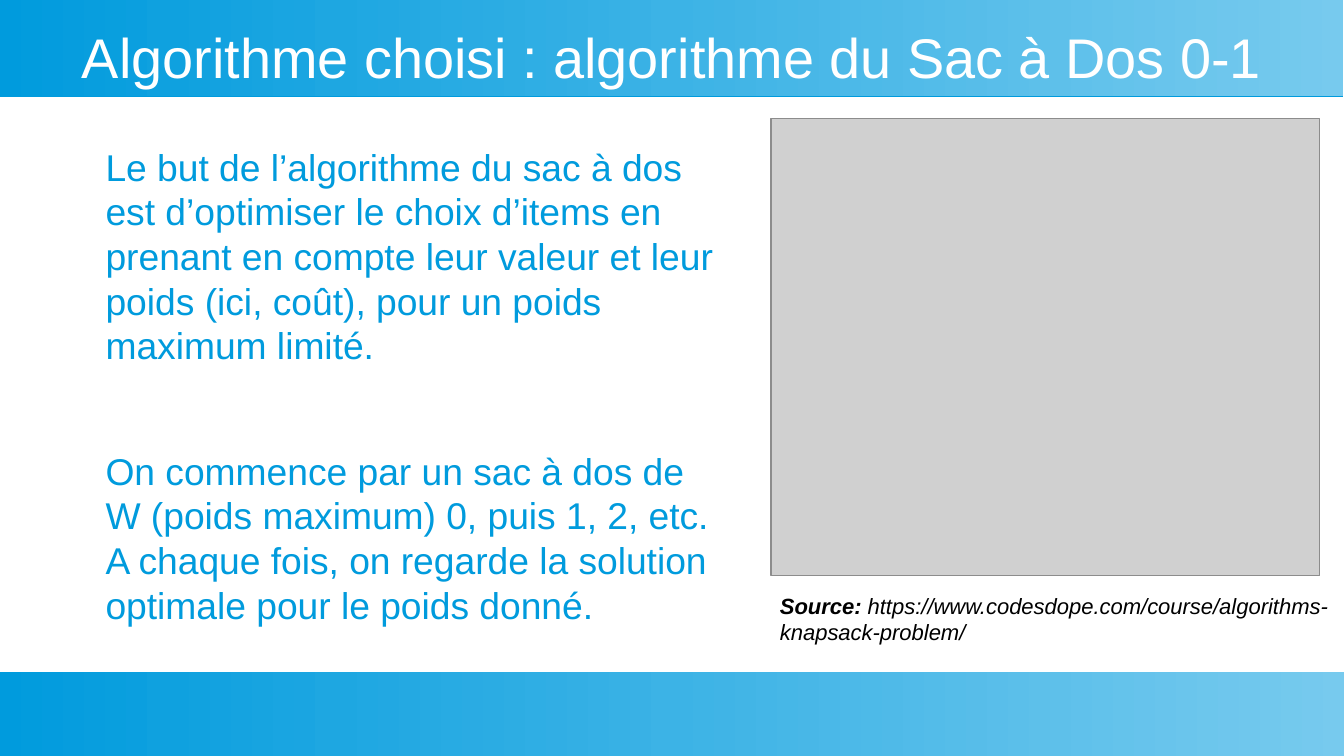
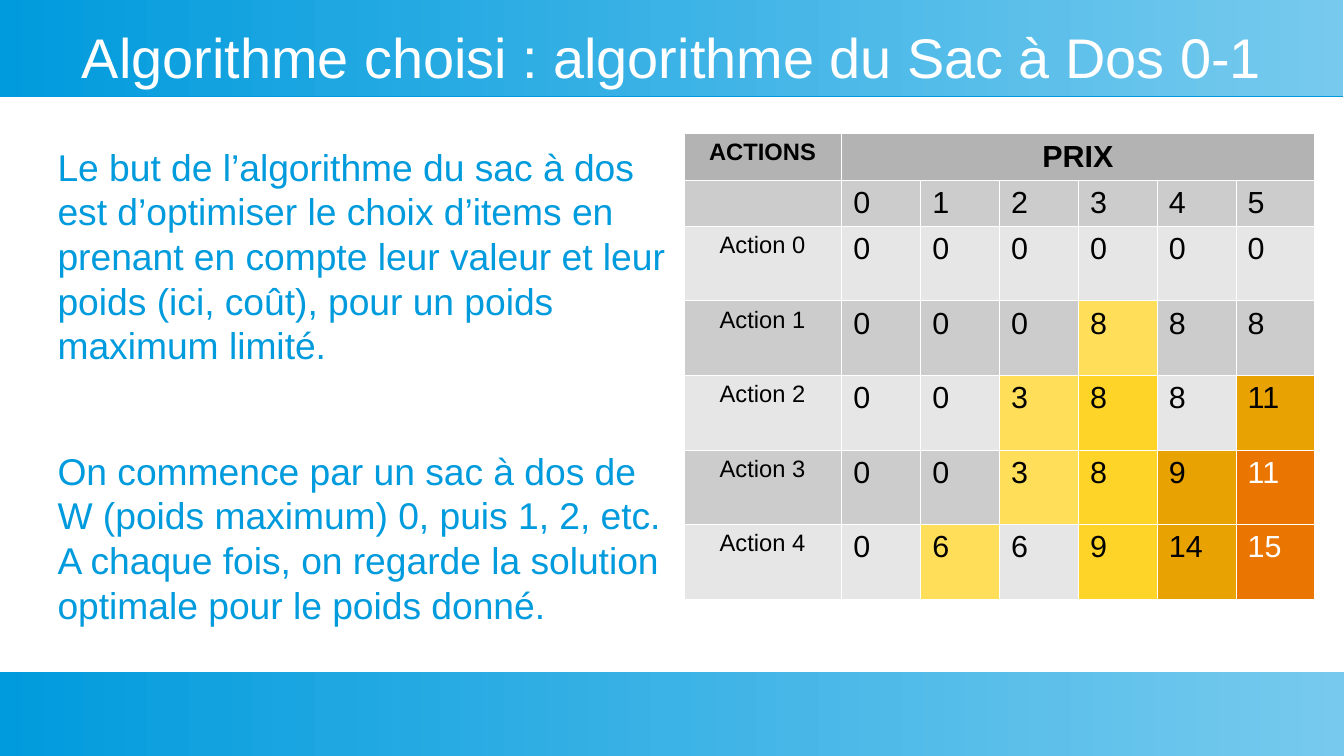
Before and after one commit to LucileGB/Knapsack-Algorithm-Practice, a slide deck: slide 7 of Présentation.odp. Drawn at 1344x756 pixels with LibreOffice and Linux fonts; fonts in the diff are those of the drawing; grey boxes stand for pictures. Boxes give left, top, right and bottom in pixels: in the first picture for what was removed or moved away, otherwise in the second. Text is boxed around its words. In the diff, an @@ line names an element or a change of style, - is before the commit and + after.

```diff
--- a/Présentation.odp
+++ b/Présentation.odp
@@ picture removed at (771, 118, 1320, 576) @@
@@ text "Le but de l’algorithme du ...": place and size @@
-text "Le but de l’algorithme du ..." at (106, 153, 713, 627)
+text "Le but de l’algorithme du ..." at (58, 153, 665, 627)
@@ table added at (684, 133, 1317, 599), 7 rows, 7 columns @@
+ACTIONS | PRIX |  |  |  |  | 
+ | 0 | 1 | 2 | 3 | 4 | 5
+Action 0 | 0 | 0 | 0 | 0 | 0 | 0
+Action 1 | 0 | 0 | 0 | 8 | 8 | 8
+Action 2 | 0 | 0 | 3 | 8 | 8 | 11
+Action 3 | 0 | 0 | 3 | 8 | 9 | 11
+Action 4 | 0 | 6 | 6 | 9 | 14 | 15
@@ text removed at (780, 598, 1328, 645) @@
-Source: https://www.codesdope.com/course/algorithms-knapsack-problem/
```
Also in this commit, not shown: 3 other slides changed.
